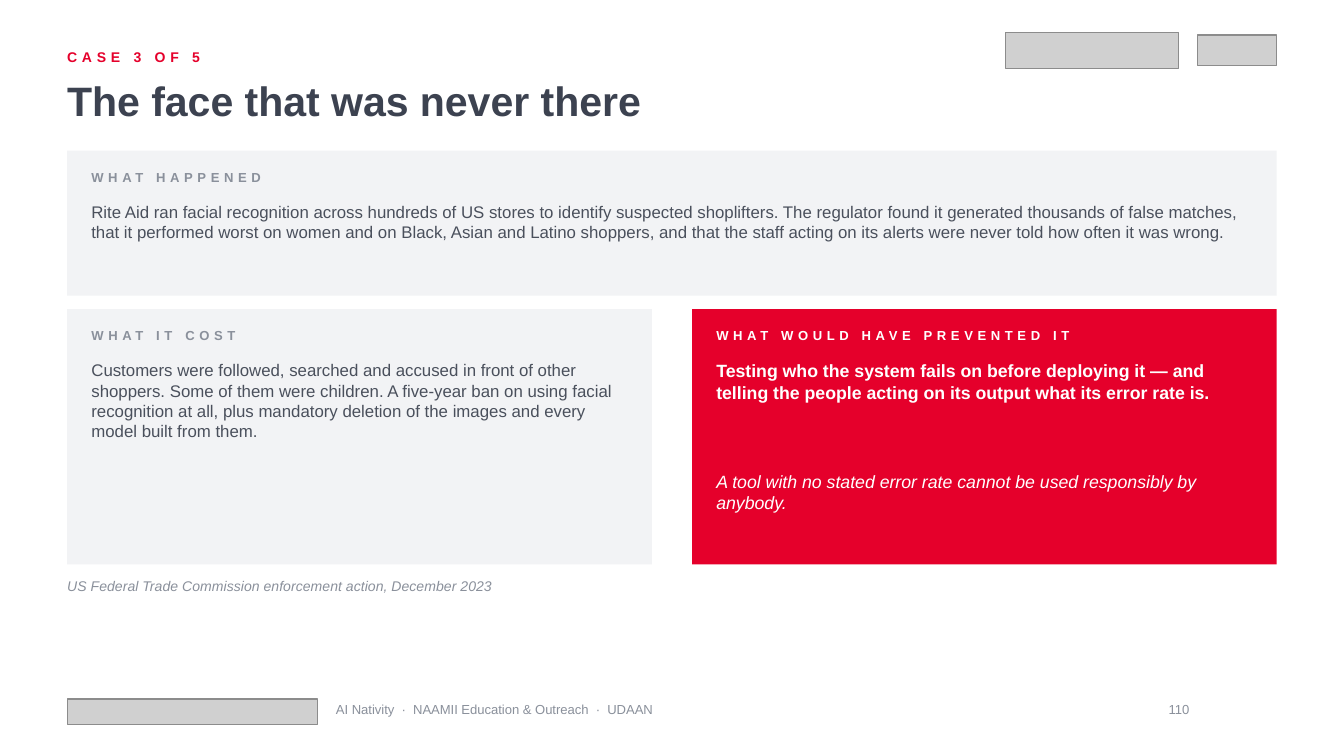
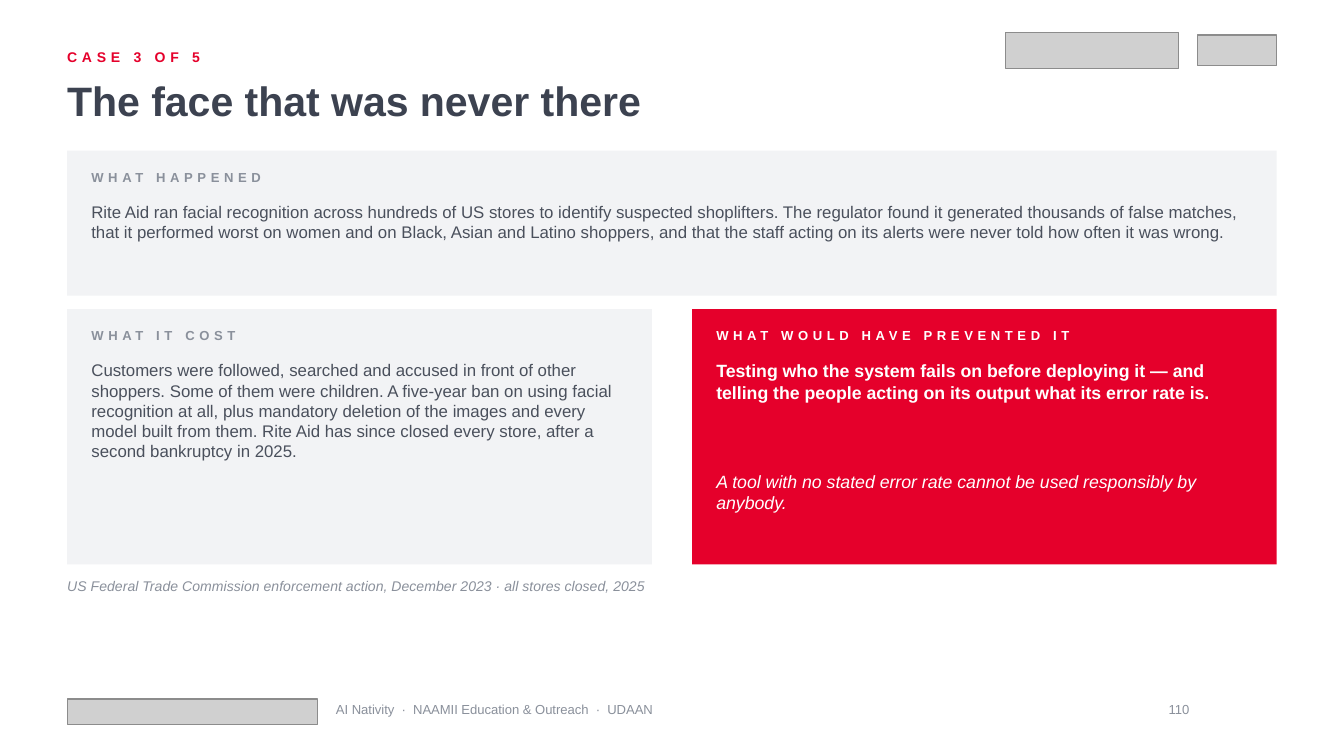
Before and after one commit to gitparihub-NAAMII/EU-UDAAN, a slide deck: slide 110 of AI Native/6-workshops/ai-nativity-2026/final/deck/ai-nativity-2026.pptx. Drawn at 1344x756 pixels with LibreOffice and Linux fonts; fonts in the diff are those of the drawing; grey boxes stand for pictures; background and template pictures are left out. Boxes give left, top, right and bottom in pixels: in the first picture for what was removed or moved away, otherwise in the second. Text is boxed around its words. In the diff, an @@ line names an element or a change of style, - is before the commit and + after.

```diff
--- a/AI Native/6-workshops/ai-nativity-2026/final/deck/ai-nativity-2026.pptx
+++ b/AI Native/6-workshops/ai-nativity-2026/final/deck/ai-nativity-2026.pptx
@@ text at <box>91,364,611,461</box>: text changed @@
-Customers were followed, searched and accused in front of other shoppers. Some of them were children. A five-year ban on using facial recognition at all, plus mandatory deletion of the images and every model built from them.
+Customers were followed, searched and accused in front of other shoppers. Some of them were children. A five-year ban on using facial recognition at all, plus mandatory deletion of the images and every model built from them. Rite Aid has since closed every store, after a second bankruptcy in 2025.
@@ text at <box>67,581,644,593</box>: text changed @@
-US Federal Trade Commission enforcement action, December 2023
+US Federal Trade Commission enforcement action, December 2023 · all stores closed, 2025
```
Also in this commit, not shown: 15 other slides changed, 5 other files.
